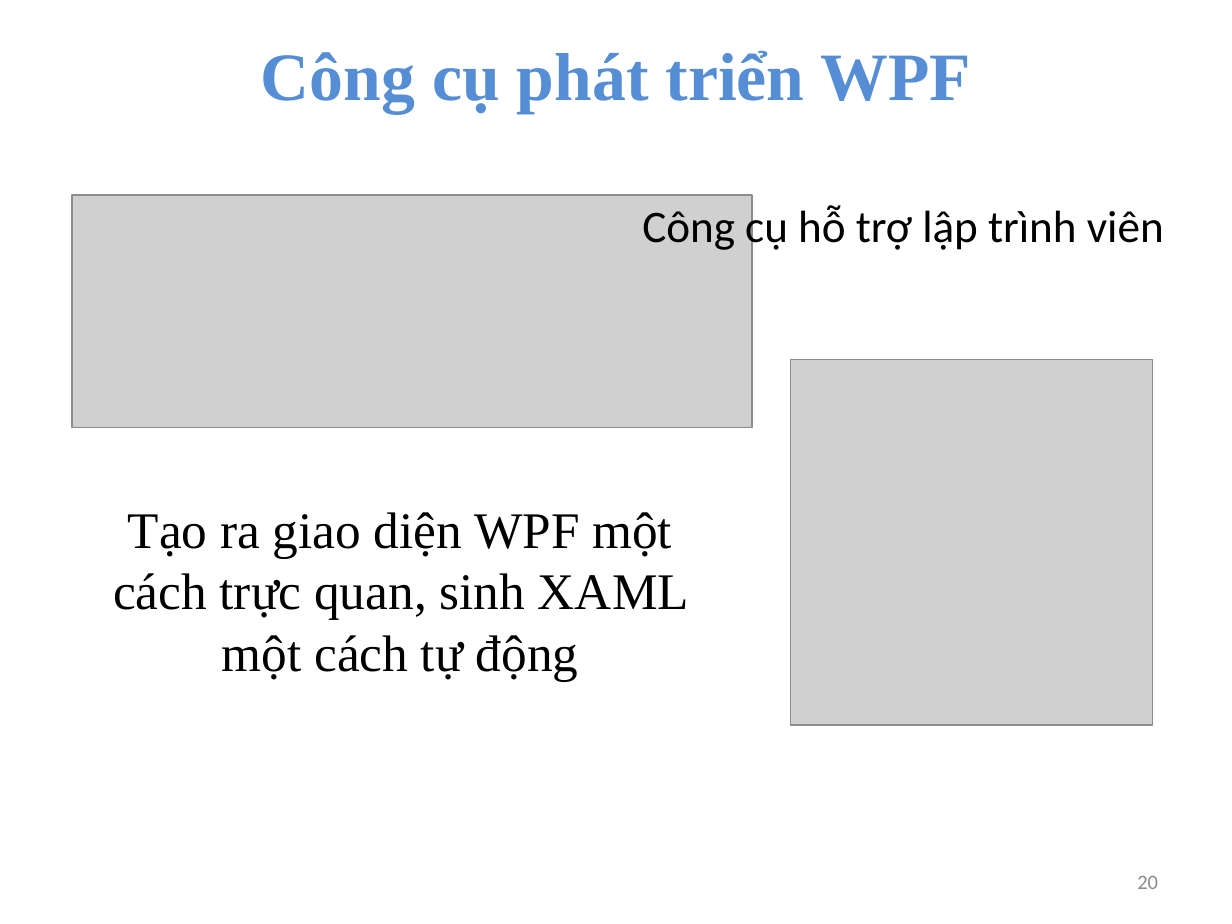
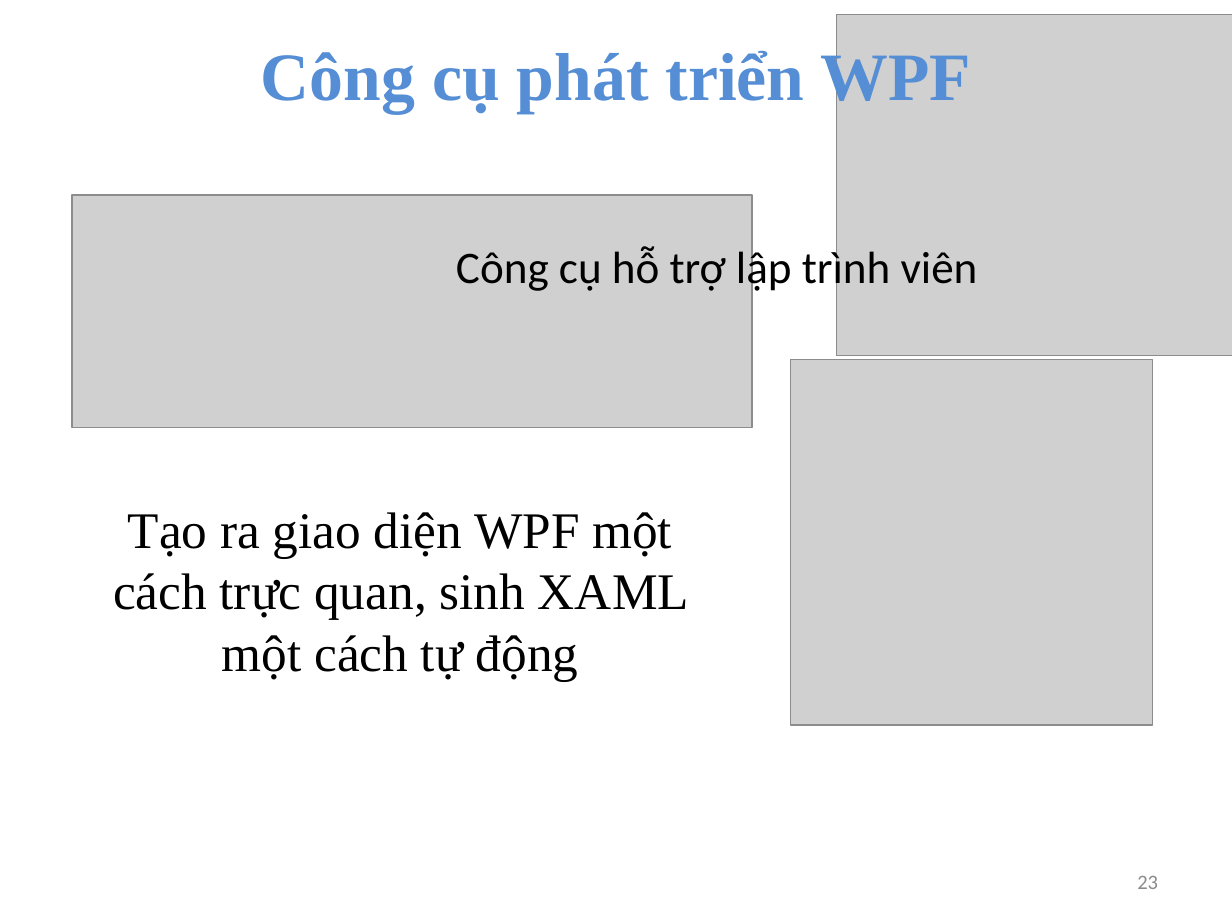
Before and after one commit to phandinhphivan/Phan-Dinh-Phi-Van, a slide deck: slide 23 of WPF.pptx (slide 20 before the commit). Drawn at 1232x924 pixels with LibreOffice and Linux fonts; fonts in the diff are those of the drawing; grey boxes stand for pictures. Boxes give left, top, right and bottom in pixels: in the first picture for what was removed or moved away, otherwise in the second. Text is boxed around its words. In the diff, an @@ line names an element or a change of style, - is before the commit and + after.

```diff
--- a/WPF.pptx
+++ b/WPF.pptx
@@ picture added at [837, 15, 1232, 356] @@
@@ text "Công cụ hỗ trợ lập ...": place and size @@
-text "Công cụ hỗ trợ lập ..." at [642, 205, 1164, 254]
+text "Công cụ hỗ trợ lập ..." at [456, 245, 978, 294]
@@ page number at [1137, 876, 1158, 889]: text changed @@
-20
+23
```
Also in this commit, not shown: 13 other slides changed, 3 slides added.
